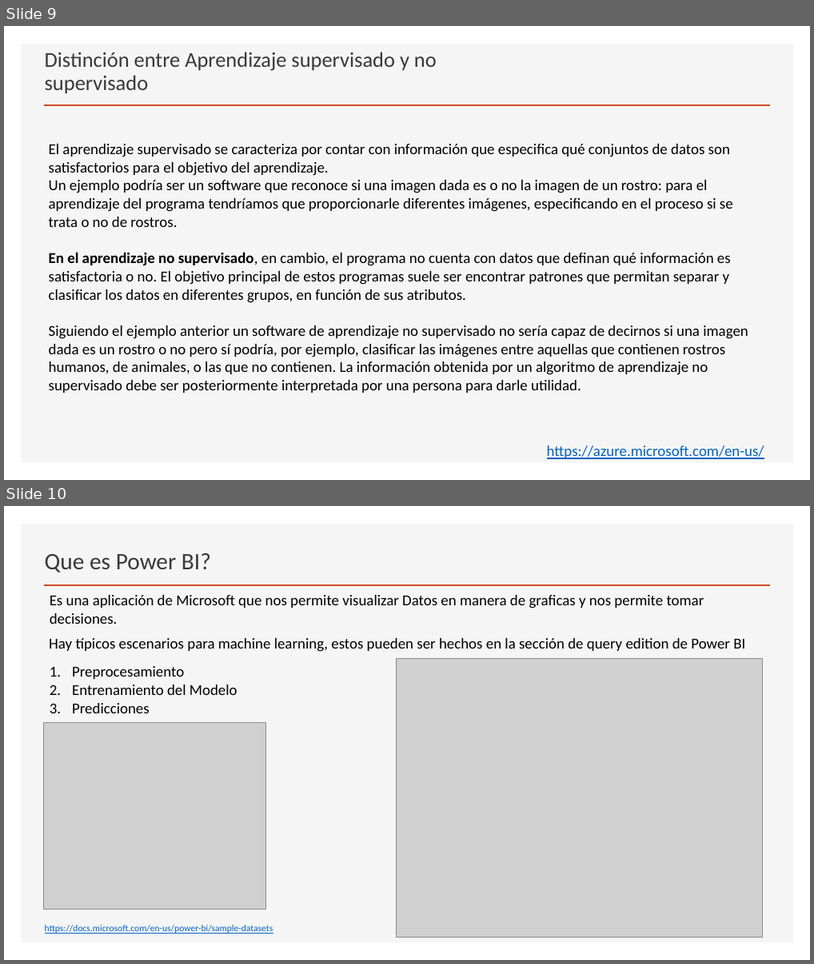
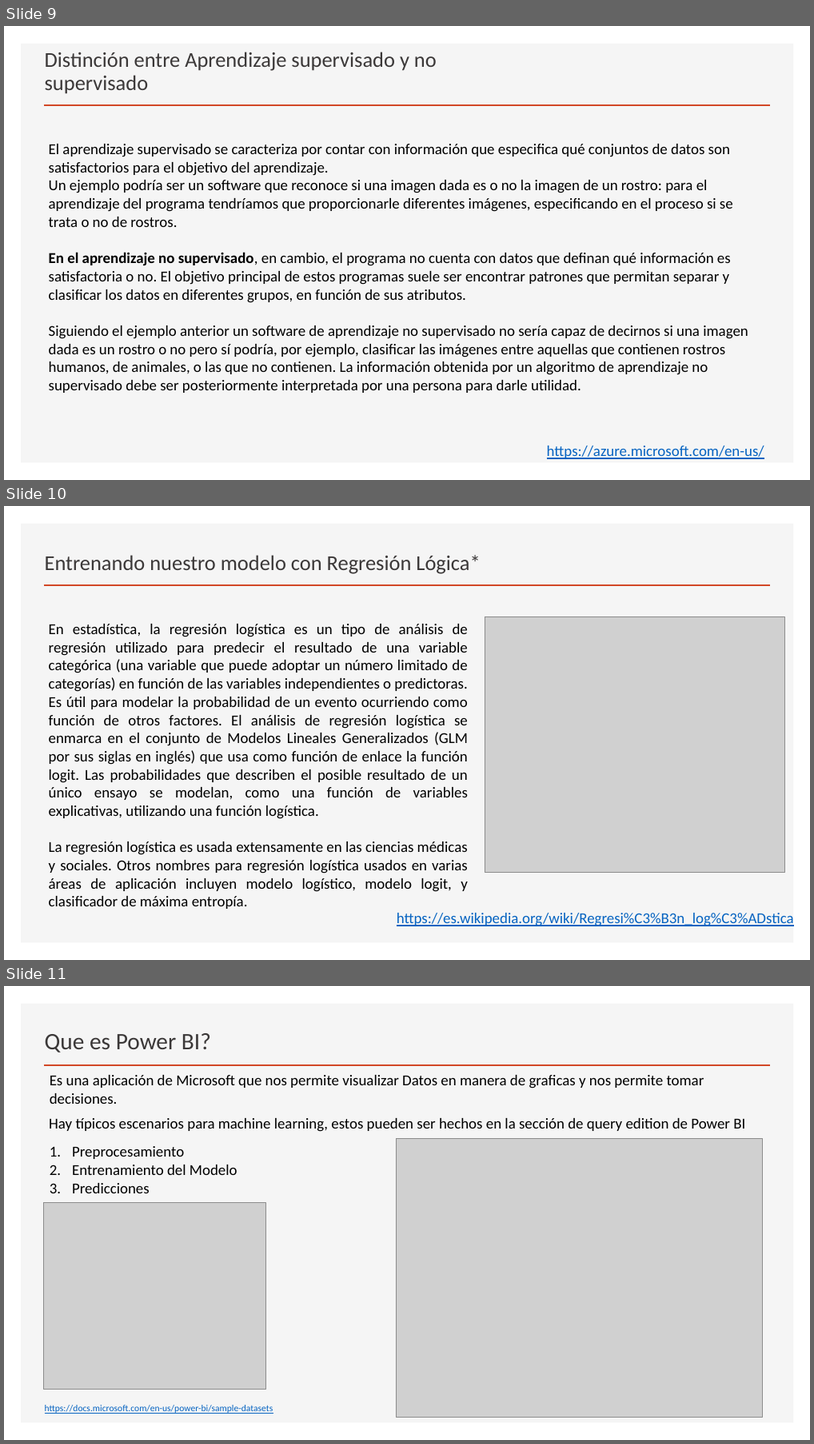
Before and after one commit to achocoza/UMV_Presentacion, a slide deck: Creando módulos de machine learning en power bi.pptx. Shown one above the other, each under a label of ours: slides 9 and 10 before the commit, slides 9, 10 and 11 after it. The pictures are 814x964 and 814x1444 pixels, drawn with LibreOffice and Linux fonts; fonts in the diff are those of the drawing; grey boxes stand for pictures. Boxes give left, top, right and bottom in pixels: in the first picture for what was removed or moved away, otherwise in the second. Text is boxed around its words. In the diff, an @@ line names an element or a change of style, - is before the commit and + after.

```diff
--- a/Creando módulos de machine learning en power bi.pptx
+++ b/Creando módulos de machine learning en power bi.pptx
@@ slide 10 added at [4, 506, 810, 960], background #FFFFFF; not listed: 2 template elements that a slide beside it also shows @@
@@ title added at [45, 555, 480, 574], 25.2 pt, text #3B3838 @@
+Entrenando nuestro modelo con Regresión Lógica*
@@ text added at [49, 624, 468, 908], 18 pt, text #000000 @@
+En estadística, la regresión logística es un tipo de análisis de regresión utilizado para predecir el resultado de una variable categórica (una variable que puede adoptar un número limitado de categorías) en función de las variables independientes o predictoras. Es útil para modelar la probabilidad de un evento ocurriendo como función de otros factores. El análisis de regresión logística se enmarca en el conjunto de Modelos Lineales Generalizados (GLM por sus siglas en inglés) que usa como función de enlace la función logit. Las probabilidades que describen el posible resultado de un único ensayo se modelan, como una función de variables explicativas, utilizando una función logística.
+La regresión logística es usada extensamente en las ciencias médicas y sociales. Otros nombres para regresión logística usados en varias áreas de aplicación incluyen modelo logístico, modelo logit, y clasificador de máxima entropía.
@@ picture added at [485, 616, 785, 872] @@
@@ text added at [397, 912, 794, 926], 18 pt, text #0563C1, underline @@
+https://es.wikipedia.org/wiki/Regresi%C3%B3n_log%C3%ADstica
@@ what was slide 10 is now slide 11 @@
```
Also in this commit, not shown: 4 other slides added.
